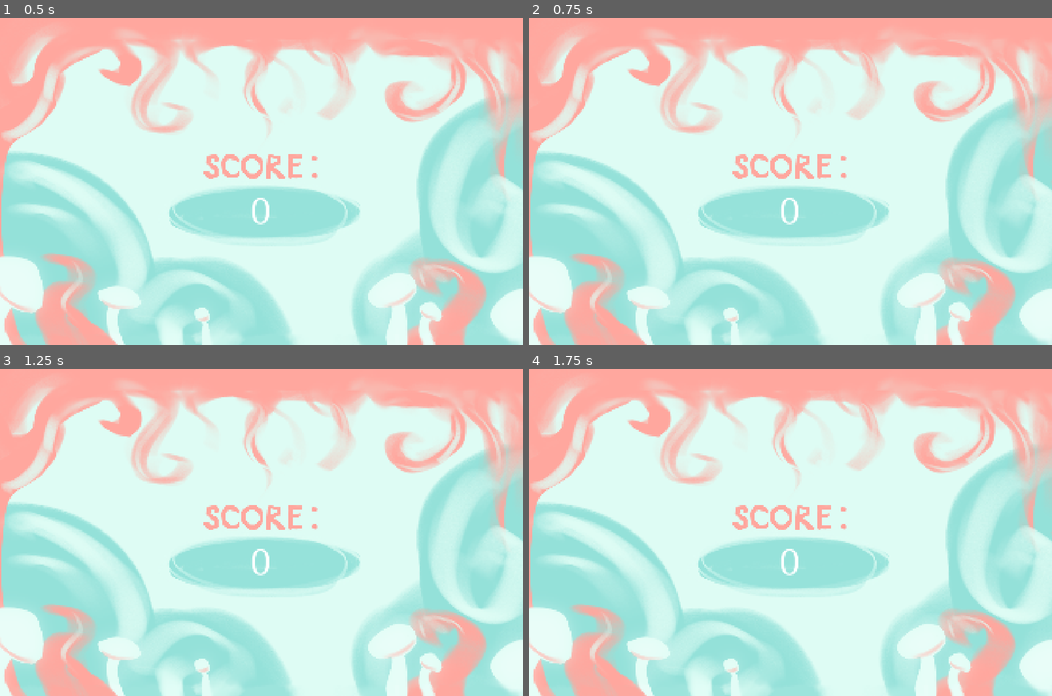
Above: before the commit, frames 1-4 (two rows, left to right).
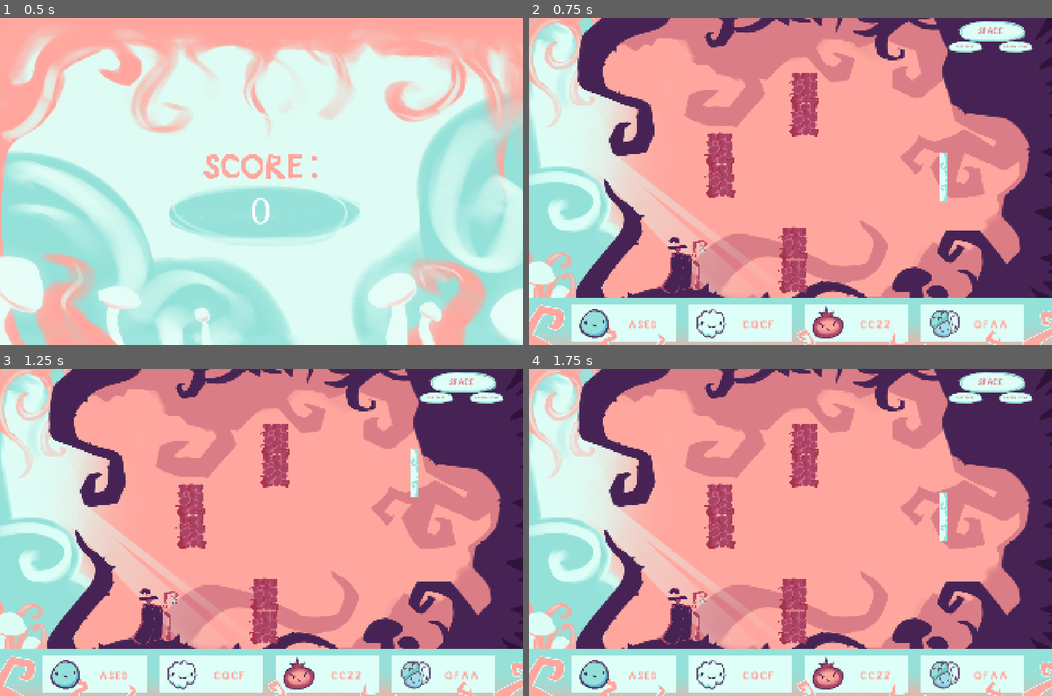
Above: after the commit, the same moments.

Repository: EmberDragons/Blobing
Game: Godot game, scene res://scenes/end.tscn
The game is run twice, just before and just after one commit, with the same random seed, the same clock (stepped at 60 frames per second) and the same inputs. This scene is started directly instead of the project's main scene. The engine's default icon, where the game draws it, is replaced by a stand-in: a white triangle on a blue panel in a dark square.
Inputs (mouse positions are in pixels of both pictures, inside the frame that each line leads up to):
- Up to frame 1 (0.5 s): no input
- Up to frame 2 (0.75 s): tap Enter at 0.5 s; move the mouse to (905, 165) at 0.52 s; hold Up (ui_up) from 0.53 s (still down); hold Space (activate) from 0.53 s (still down); click (905, 165) at 0.67 s
- Up to frame 3 (1.25 s): keep holding Up (ui_up); keep holding Space (activate)
- Up to frame 4 (1.75 s): move the mouse to (685, 548) at 1.27 s; release Up (ui_up) at 1.28 s; release Space (activate) at 1.28 s; hold Down (ui_down) from 1.28 s (still down); tap Space (activate) at 1.35 s; click (685, 548) at 1.42 s

Frame 1 is identical in both runs. In frame 2, 88% of the frame differs, in the area x 0-100%, y 0-100%; in frame 3, 88%; in frame 4, 88%.

Commit message:
credits and next level after score

Diff:
--- /dev/null
+++ b/new-game-project/scenes/credits.tscn
@@ -0,0 +1,9 @@
+[gd_scene format=3 uid="uid://c4xwr4jquqqv1"]
+
+[ext_resource type="Texture2D" uid="uid://cielai0oo645x" path="res://art/bg/credits.png" id="1_0bpdh"]
+
+[node name="Credits" type="Node2D" unique_id=1331516329]
+
+[node name="Sprite2D" type="Sprite2D" parent="." unique_id=1231570996]
+position = Vector2(960, 600)
+texture = ExtResource("1_0bpdh")
--- a/new-game-project/scenes/end.tscn
+++ b/new-game-project/scenes/end.tscn
@@ -12,7 +12,7 @@
 position = Vector2(960, 600)
 texture = ExtResource("1_3d26k")
 
-[node name="TextEdit" type="Label" parent="." unique_id=1175771184]
+[node name="Label" type="Label" parent="." unique_id=1175771184]
 offset_left = 829.0
 offset_top = 577.0
 offset_right = 1085.0
--- a/new-game-project/scripts/obj/score.gd
+++ b/new-game-project/scripts/obj/score.gd
@@ -1,3 +1,4 @@
 extends Node
 
 var score = 0
+var level = 1
--- a/new-game-project/scripts/obj/show_score.gd
+++ b/new-game-project/scripts/obj/show_score.gd
@@ -8,4 +8,12 @@
 
 # Called every frame. 'delta' is the elapsed time since the previous frame.
 func _process(delta: float) -> void:
-	pass
+		var c = Input.is_mouse_button_pressed(MOUSE_BUTTON_LEFT)
+		if c:
+			if Score.level == 1:
+				get_tree().change_scene_to_file("res://scenes/level_2.tscn")
+			elif Score.level == 2:
+				get_tree().change_scene_to_file("res://scenes/level_3.tscn")
+			elif Score.level == 3:
+				get_tree().change_scene_to_file("res://scenes/credits.tscn")
+			Score.level += 1
Binary file added: new-game-project/art/bg/credits.png
Not shown, added: new-game-project/art/bg/credits.png.import
